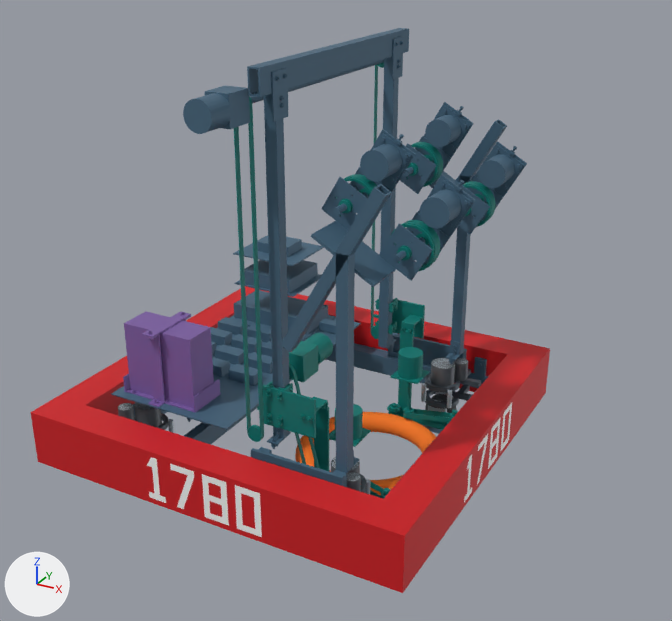
The glTF model docs/media/swerve-r7.glb, before and after one commit.
Before and after are seen from a camera (50 mm lens) standing at (1.034, -1.707, 1.234) and looking at (0.132, -0.067, 0.414). The axes (+X, +Y, +Z) are drawn at lower left. The lights are the same throughout. The older version comes first.

Names of what the first picture shows: 'NOTE', 'carriage-mechanism', 'cradle-mechanism', 'fixed-bumper', 'fixed-electrical', 'fixed-mechanism', 'fixed-number', 'fixed-structure' and 23 more.
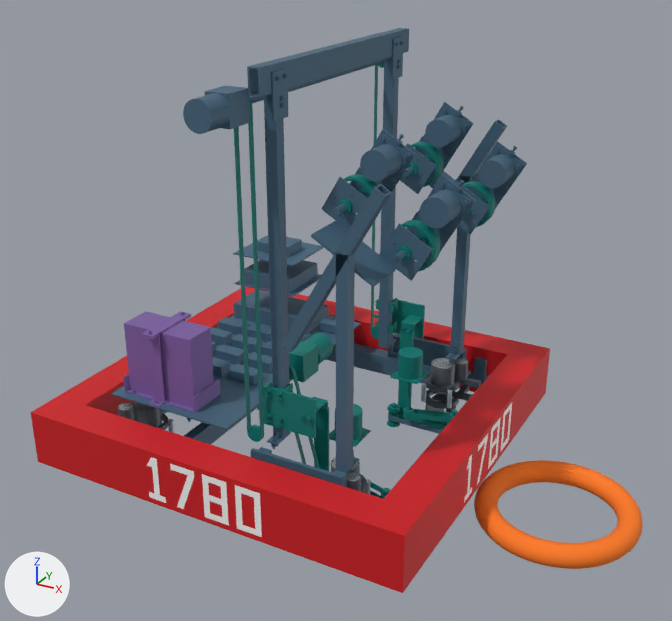
Location of each change, [x1, y1, x2, y2] in pixels of the pictures (672 x 621 px):
'NOTE', moved: before [295, 412, 436, 496]; after [474, 460, 643, 569]

Diff of the bpy script that builds the scene:
```diff
--- a/docs/media/swerve-r7.glb.py
+++ b/docs/media/swerve-r7.glb.py
@@ ob_note @@
 ob_note = bpy.data.objects.new('NOTE', me_mesh_8)
-ob_note.location = (0.187, 0.0, 0.025)
+ob_note.location = (0.644, -0.005, 0.025)
 ob_note.rotation_euler = (0.0, 0.0000382, 0.00918)  # degrees (0, 0, 0.5)
```
